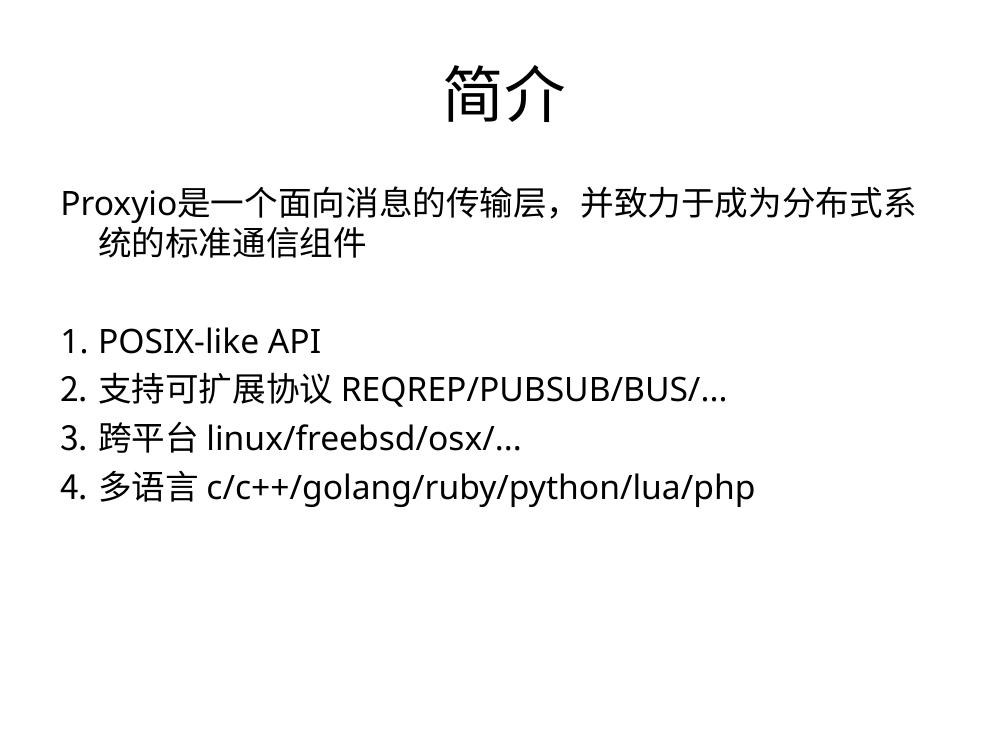
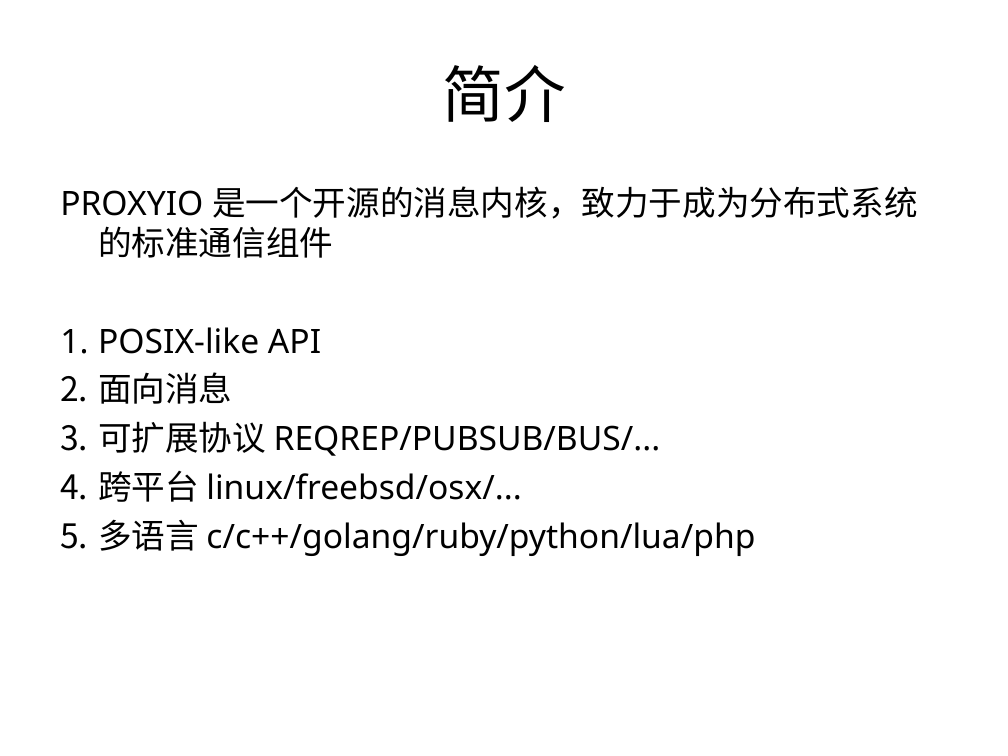
Before and after one commit to proxyio/xio, a slide deck: slide 2 of docs/PROXYIO.ppt. Drawn at 1008x756 pixels with LibreOffice and Linux fonts; fonts in the diff are those of the drawing. Boxes give left, top, right and bottom in pixels: in the first picture for what was removed or moved away, otherwise in the second. Text is boxed around its words. In the diff, an @@ line names an element or a change of style, - is before the commit and + after.

```diff
--- a/docs/PROXYIO.ppt
+++ b/docs/PROXYIO.ppt
@@ text at (x1=60, y1=186, x2=918, y2=258): text changed @@
-Proxyio是一个面向消息的传输层，并致力于成为分布式系统的标准通信组件
+PROXYIO 是一个开源的消息内核，致力于成为分布式系统的标准通信组件
@@ text at (x1=98, y1=372, x2=661, y2=456): text changed @@
-2. 支持可扩展协议 REQREP/PUBSUB/BUS/...
+2. 面向消息
+3. 可扩展协议 REQREP/PUBSUB/BUS/...
```
Also in this commit, not shown: 1 slide added.
